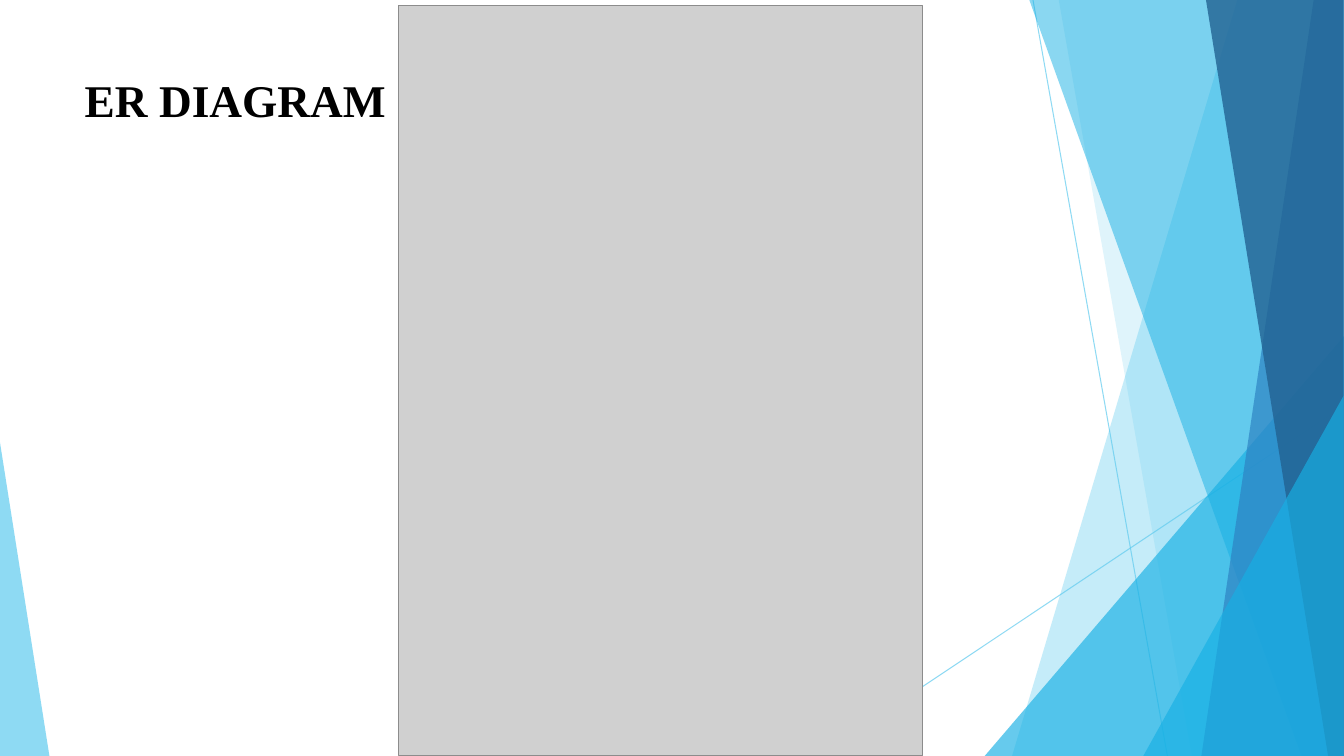
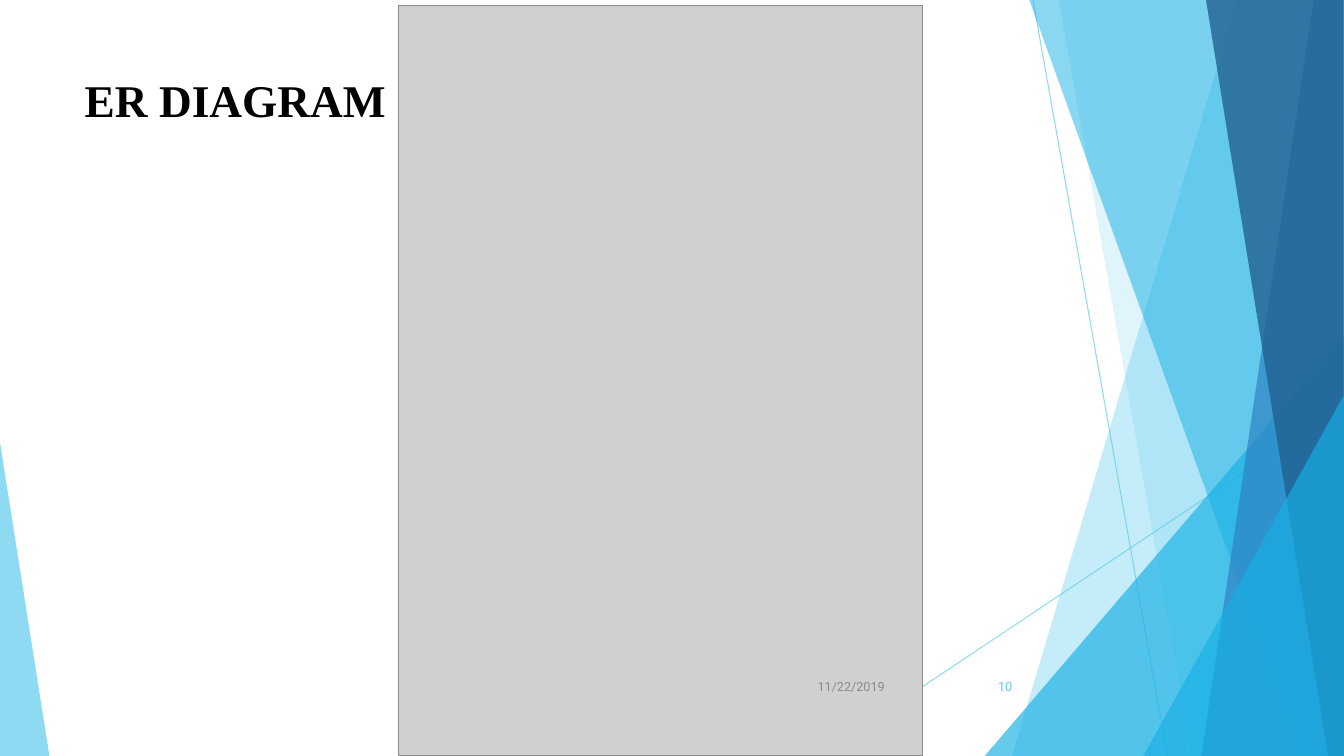
Before and after one commit to KojuOrg/E-Mart-Document, a slide deck: slide 10 of Proposal/Presentation/ProposalSlide.pptx. Drawn at 1344x756 pixels with LibreOffice and Linux fonts; fonts in the diff are those of the drawing; grey boxes stand for pictures. Boxes give left, top, right and bottom in pixels: in the first picture for what was removed or moved away, otherwise in the second. Text is boxed around its words. In the diff, an @@ line names an element or a change of style, - is before the commit and + after.

```diff
--- a/Proposal/Presentation/ProposalSlide.pptx
+++ b/Proposal/Presentation/ProposalSlide.pptx
@@ text added at box(818, 682, 885, 692), 9 pt, text #8C8C8C @@
+11/22/2019
@@ page number added at box(998, 682, 1012, 691), 9 pt, text #5FCBEF @@
+10
```
Also in this commit, not shown: 13 other slides changed, 1 other file.
